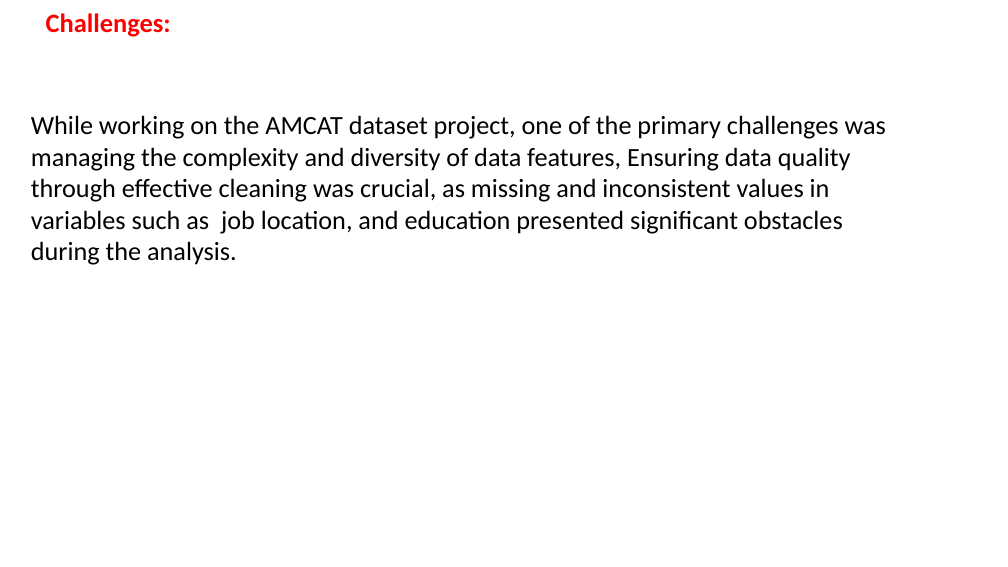
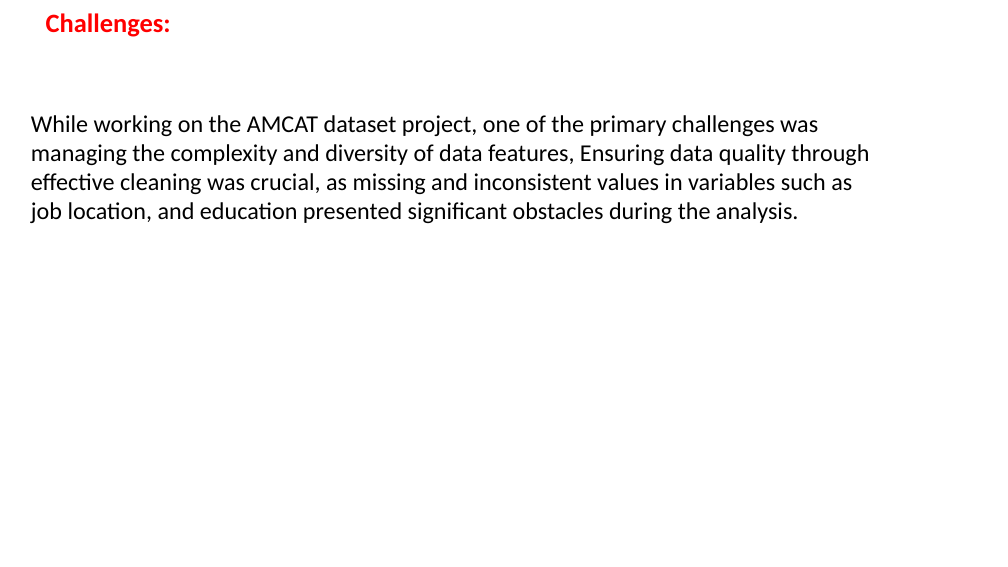
Before and after one commit to KajalDaga/AMCAT-Analysis, a slide deck: slide 11 of Innomatics_Project_AMCAT_Analysis.pptx. Drawn at 1008x567 pixels with LibreOffice and Linux fonts; fonts in the diff are those of the drawing; background and template pictures are left out. Boxes give left, top, right and bottom in pixels: in the first picture for what was removed or moved away, otherwise in the second. Text is boxed around its words. In the diff, an @@ line names an element or a change of style, - is before the commit and + after.

```diff
--- a/Innomatics_Project_AMCAT_Analysis.pptx
+++ b/Innomatics_Project_AMCAT_Analysis.pptx
@@ text "While working on the AMCAT ..." at box(31, 115, 869, 223): size 25 to 23 pt @@
```
Also in this commit, not shown: 4 other slides changed.
